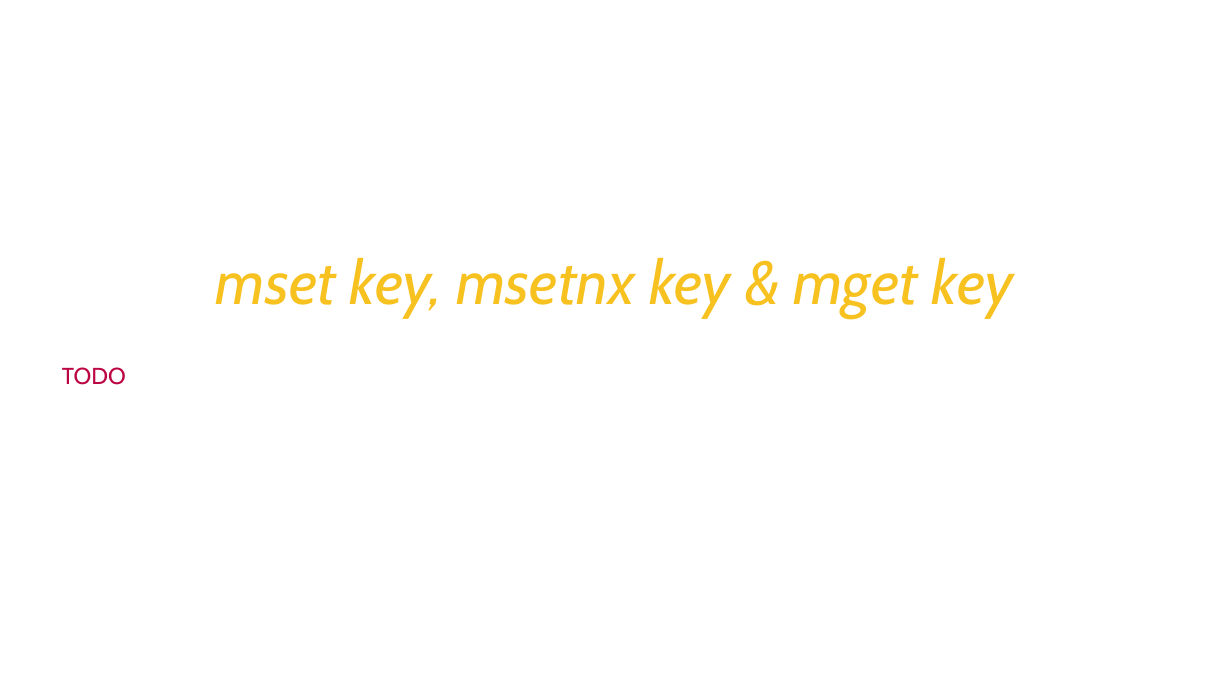
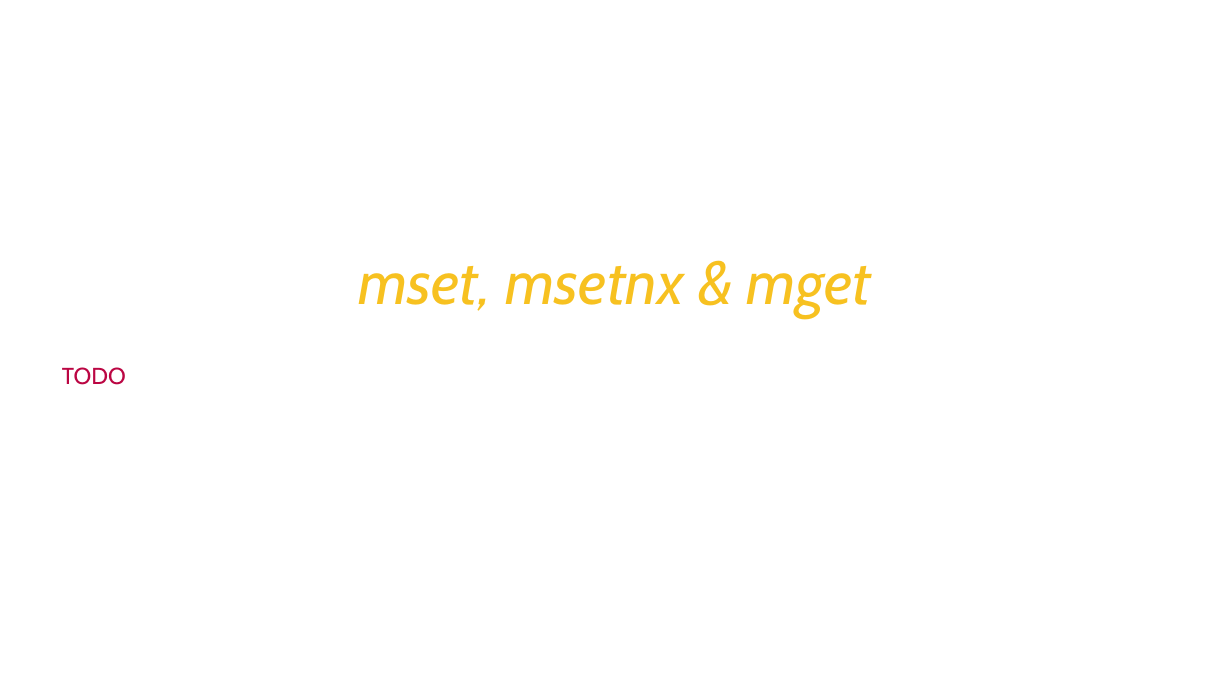
Before and after one commit to Saleel-Bagde/PPT-s, a slide deck: slide 23 of redis Ver2.pptx. Drawn at 1232x693 pixels with LibreOffice and Linux fonts; fonts in the diff are those of the drawing. Boxes give left, top, right and bottom in pixels: in the first picture for what was removed or moved away, otherwise in the second. Text is boxed around its words. In the diff, an @@ line names an element or a change of style, - is before the commit and + after.

```diff
--- a/redis Ver2.pptx
+++ b/redis Ver2.pptx
@@ text at [358,266,871,318]: text changed @@
-mset key, msetnx key & mget key
+mset, msetnx & mget
```
Also in this commit, not shown: 52 other slides changed, 3 slides added.
